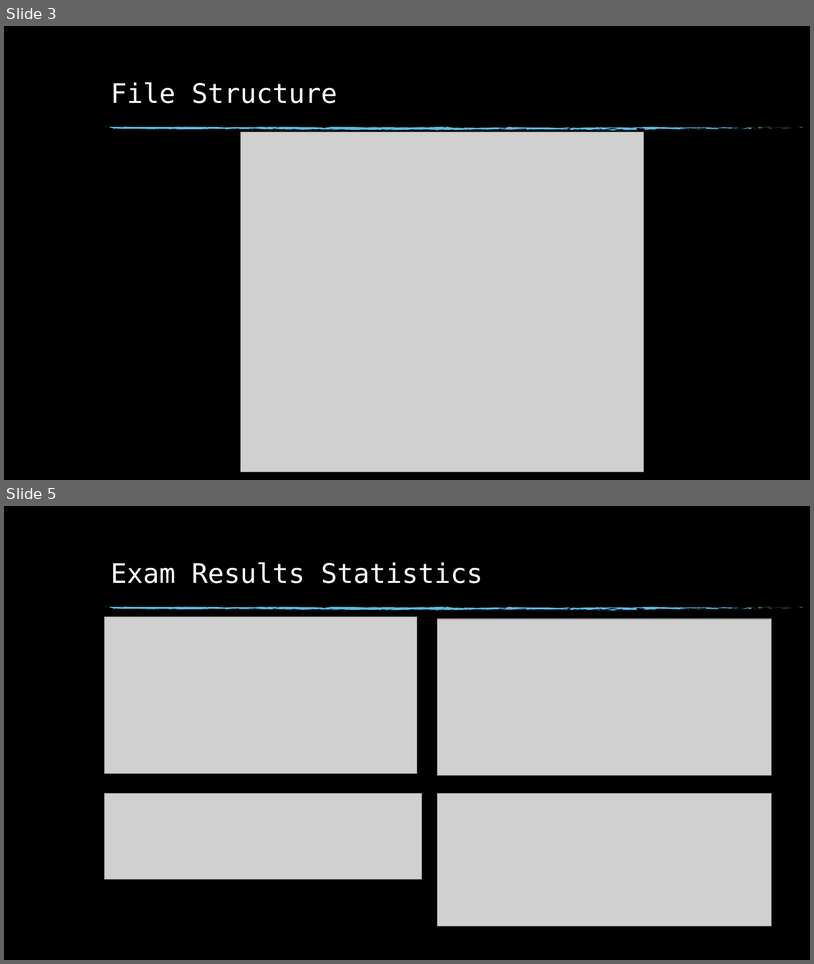
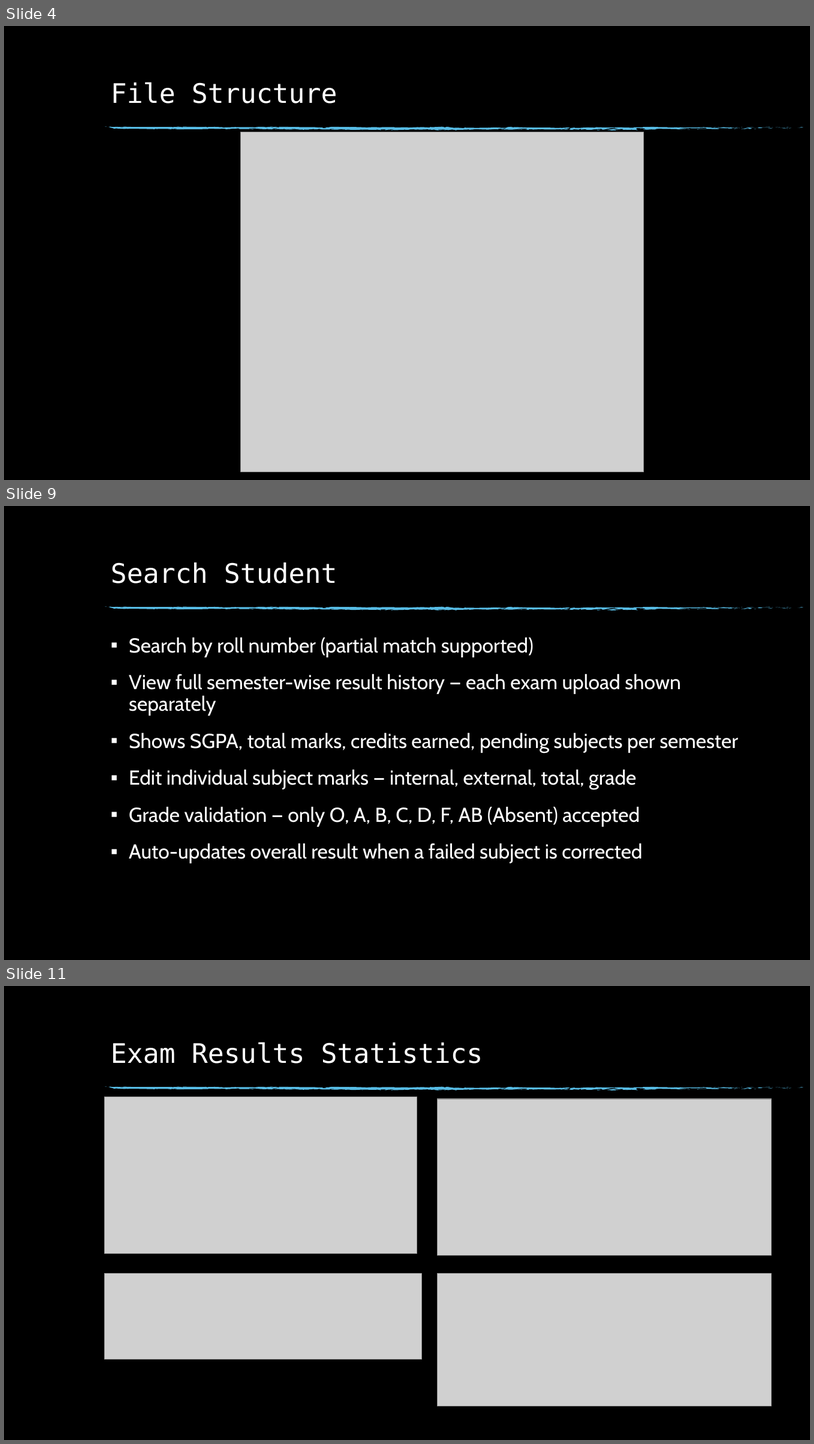
Before and after one commit to gowtham99664/spmvv-exam-results, a slide deck: SPMVV-Exam-Results.pptx. Shown one above the other, each under a label of ours: slides 3 and 5 before the commit, slides 4, 9 and 11 after it; the slides between them are not shown. The pictures are 814x964 and 814x1444 pixels, drawn with LibreOffice and Linux fonts; fonts in the diff are those of the drawing; grey boxes stand for pictures; background and template pictures are left out. Boxes give left, top, right and bottom in pixels: in the first picture for what was removed or moved away, otherwise in the second. Text is boxed around its words. In the diff, an @@ line names an element or a change of style, - is before the commit and + after.

```diff
--- a/SPMVV-Exam-Results.pptx
+++ b/SPMVV-Exam-Results.pptx
@@ slide 9 added at <box>4,506,810,960</box>, background picture (left out); not listed: 75 template elements that a slide beside it also shows @@
@@ title added at <box>111,562,338,583</box>, 32 pt, text #FFFFFF @@
+Search Student
@@ text added at <box>129,637,738,863</box>, 24 pt, text #FFFFFF @@
+▪ Search by roll number (partial match supported)
+▪ View full semester-wise result history — each exam upload shown separately
+▪ Shows SGPA, total marks, credits earned, pending subjects per semester
+▪ Edit individual subject marks — internal, external, total, grade
+▪ Grade validation — only O, A, B, C, D, F, AB (Absent) accepted
+▪ Auto-updates overall result when a failed subject is corrected
@@ what was slide 3 is now slide 4 @@
@@ what was slide 5 is now slide 11 @@
```
Also in this commit, not shown: 2 slides changed, 5 other slides added.
